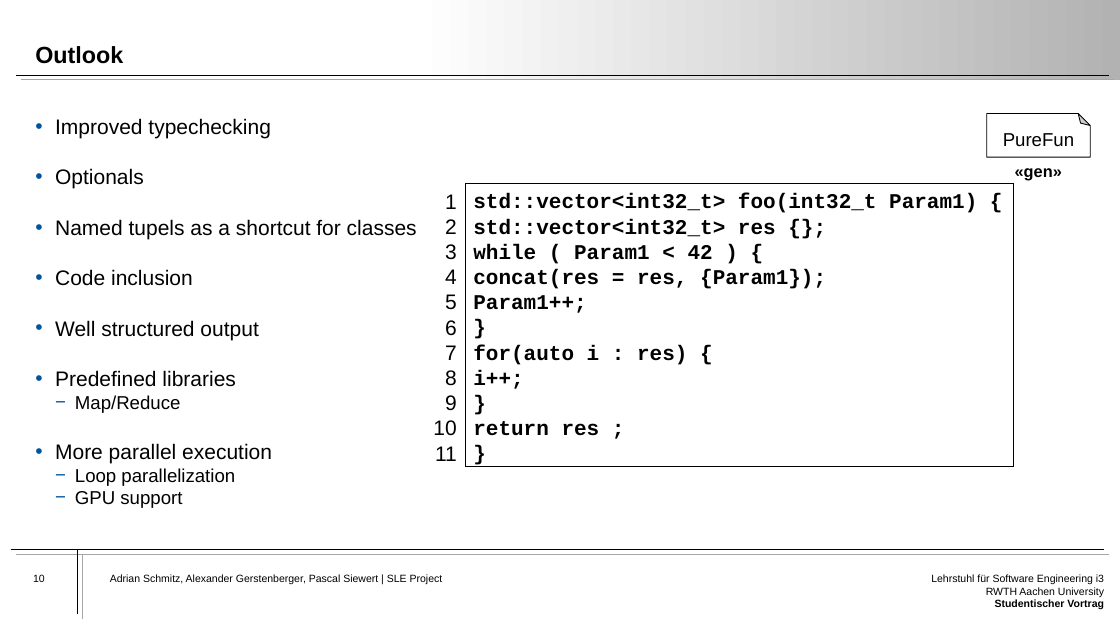
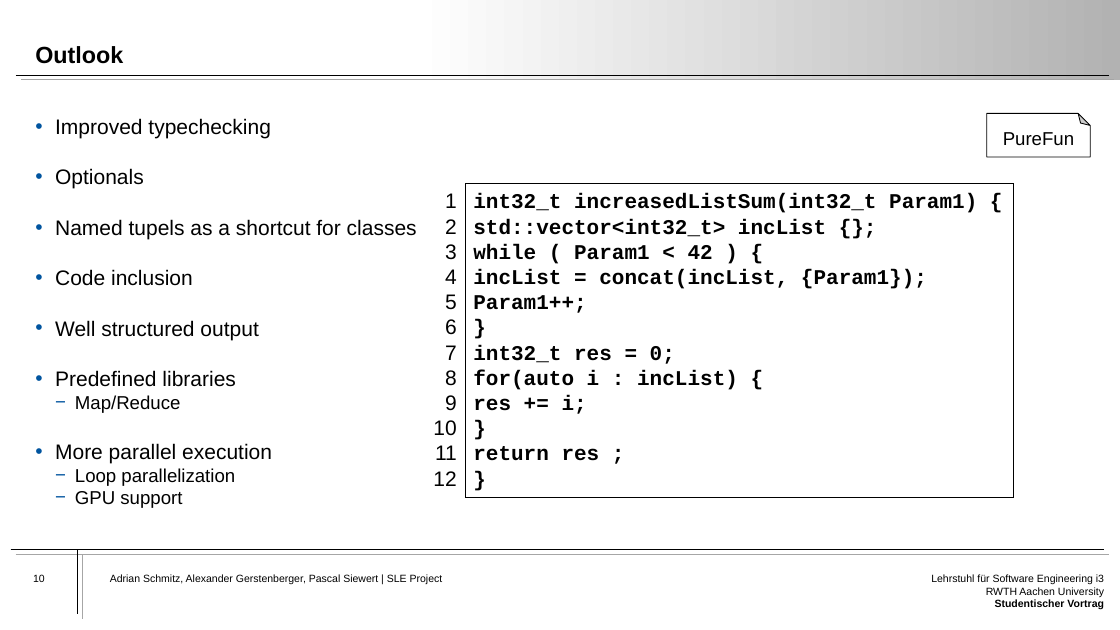
Before and after one commit to Atrisan/PureFun, a slide deck: slide 10 of Presentation/PureFun-Presentation.pptx. Drawn at 1120x630 pixels with LibreOffice and Linux fonts; fonts in the diff are those of the drawing. Boxes give left, top, right and bottom in pixels: in the first picture for what was removed or moved away, otherwise in the second. Text is boxed around its words. In the diff, an @@ line names an element or a change of style, - is before the commit and + after.

```diff
--- a/Presentation/PureFun-Presentation.pptx
+++ b/Presentation/PureFun-Presentation.pptx
@@ text removed at <box>1015,168,1062,181</box> @@
-«gen»
@@ rectangle "int32_t increasedListSum(int32_t Param1) {": place and size @@
-rectangle "int32_t increasedListSum(int32_t Param1) {" at <box>465,184,1014,467</box>
+rectangle "int32_t increasedListSum(int32_t Param1) {" at <box>465,184,1014,498</box>
@@ text in rectangle at <box>473,193,977,237</box>: text changed @@
-std::vector<int32_t> foo(int32_t Param1) {
-std::vector<int32_t> res {};
+int32_t increasedListSum(int32_t Param1) {
+std::vector<int32_t> incList {};
@@ text in rectangle at <box>473,269,927,289</box>: text changed @@
-concat(res = res, {Param1});
+incList = concat(incList, {Param1});
@@ text in rectangle at <box>473,345,738,414</box>: text changed @@
-for(auto i : res) {
-i++;
+int32_t res = 0;
+for(auto i : incList) {
+res += i;
@@ text at <box>433,471,456,486</box>: paragraph added @@
+12
```
Also in this commit, not shown: 6 other slides changed.
